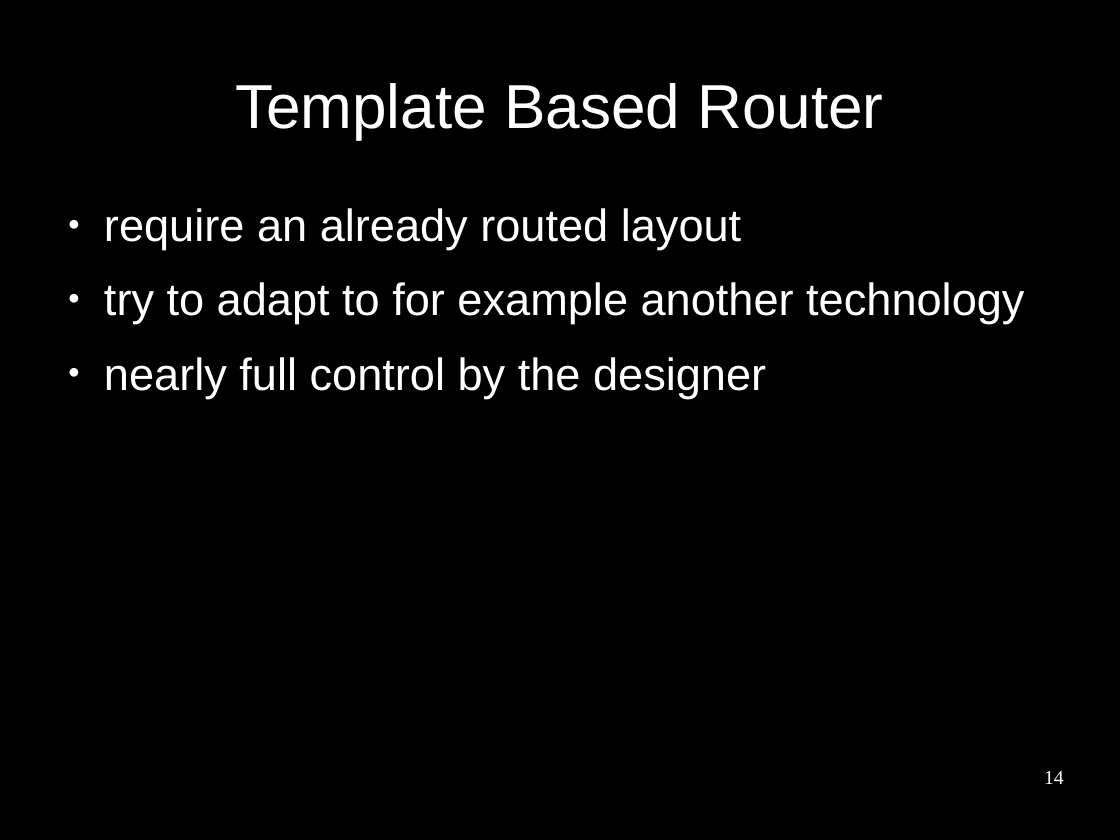
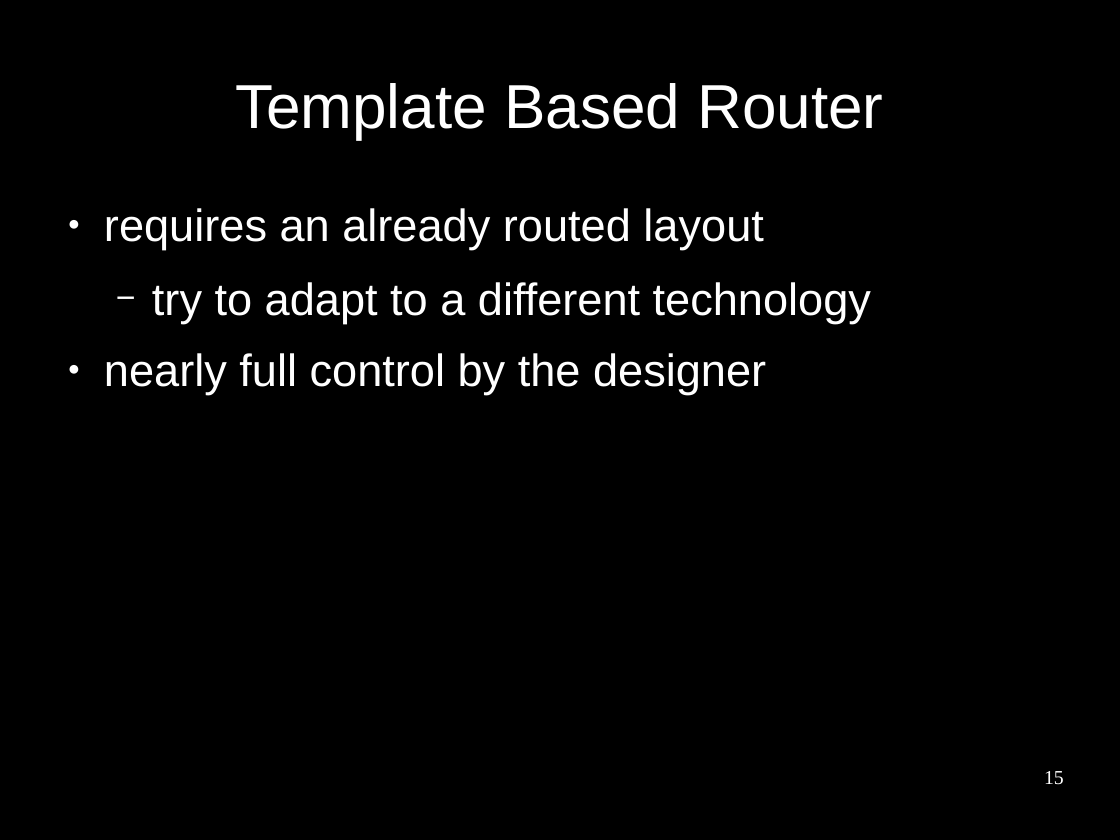
Before and after one commit to benediktibk/bachelorthesis, a slide deck: slide 15 of presentation.odp (slide 14 before the commit). Drawn at 1120x840 pixels with LibreOffice and Linux fonts; fonts in the diff are those of the drawing; background and template pictures are left out. Boxes give left, top, right and bottom in pixels: in the first picture for what was removed or moved away, otherwise in the second. Text is boxed around its words. In the diff, an @@ line names an element or a change of style, - is before the commit and + after.

```diff
--- a/presentation.odp
+++ b/presentation.odp
@@ text at (104, 208, 871, 324): text changed @@
-● require an already routed layout
-● try to adapt to for example another technology
+● requires an already routed layout
+  − try to adapt to a different technology
@@ page number at (1044, 771, 1064, 785): text changed @@
-14
+15
```
Also in this commit, not shown: 21 other slides changed, 2 slides added.
